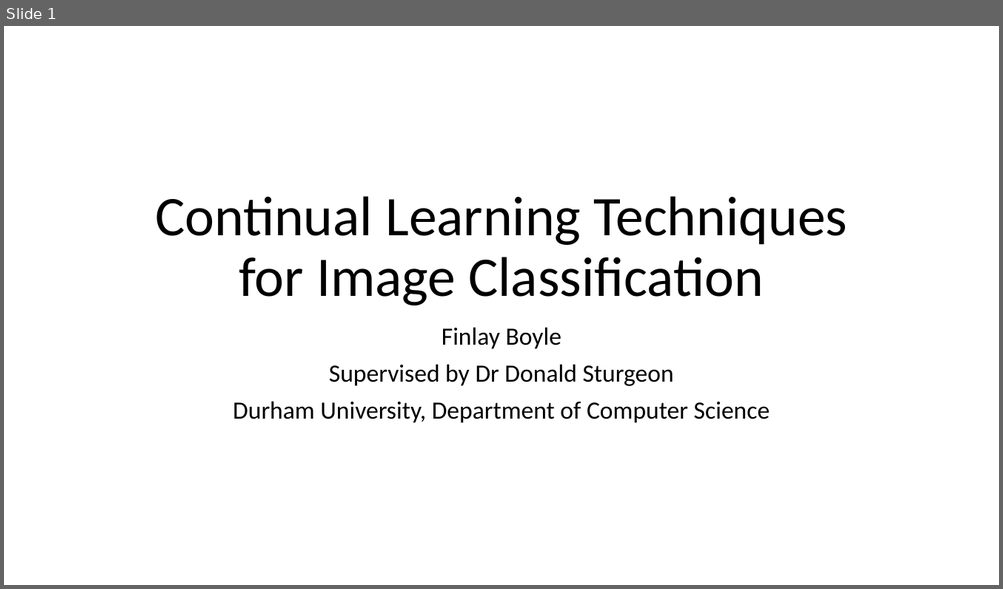
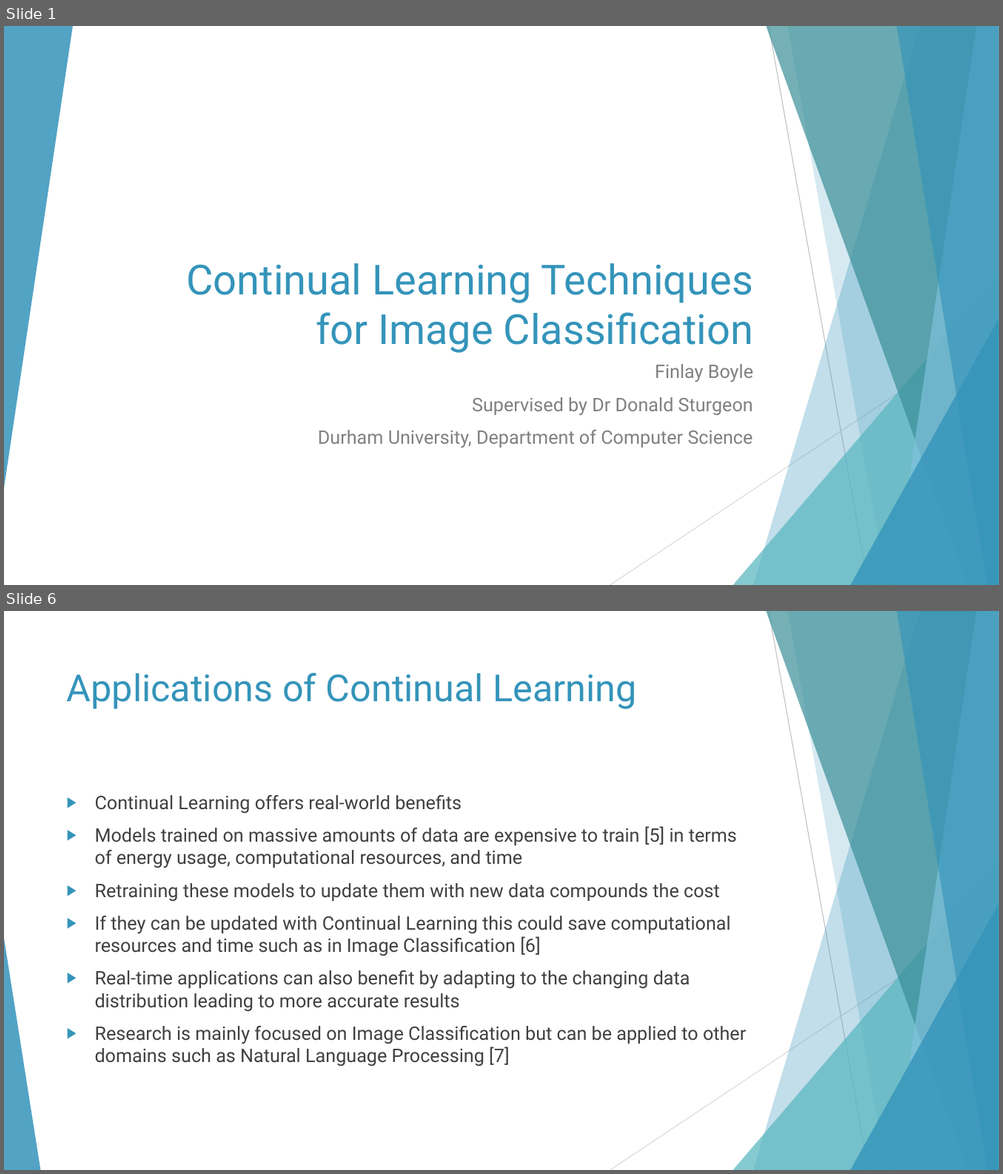
Before and after one commit to fboyle2001/advanced-project, a slide deck: Documents/Project Video/Project Video Presentation.pptx. Shown one above the other, each under a label of ours: slide 1 before the commit, slides 1 and 6 after it; the slides between them are not shown. The pictures are 1003x589 and 1003x1174 pixels, drawn with LibreOffice and Linux fonts; fonts in the diff are those of the drawing. Boxes give left, top, right and bottom in pixels: in the first picture for what was removed or moved away, otherwise in the second. Text is boxed around its words. In the diff, an @@ line names an element or a change of style, - is before the commit and + after.

```diff
--- a/Documents/Project Video/Project Video Presentation.pptx
+++ b/Documents/Project Video/Project Video Presentation.pptx
@@ slide 6 added at [4, 611, 999, 1170], background #FFFFFF; not listed: 9 template elements that a slide beside it also shows @@
@@ title added at [67, 672, 637, 709], 36 pt, text #3494BA @@
+Applications of Continual Learning
@@ text added at [95, 795, 745, 1067], 18 pt, text #404040 @@
+▶ Continual Learning offers real-world benefits
+▶ Models trained on massive amounts of data are expensive to train [5] in terms of energy usage, computational resources, and time
+▶ Retraining these models to update them with new data compounds the cost
+▶ If they can be updated with Continual Learning this could save computational resources and time such as in Image Classification [6]
+▶ Real-time applications can also benefit by adapting to the changing data distribution leading to more accurate results
+▶ Research is mainly focused on Image Classification but can be applied to other domains such as Natural Language Processing [7]
@@ triangle added at [4, 939, 40, 1170], fill #3494BA at 85% opacity @@
@@ slide 1 changed as well @@
@@ group added at [4, 26, 999, 585]: 5 freeform shapes, 3 triangles, 2 lines @@
@@ title "Continual Learning Techniques for Image ...": place and size @@
-title "Continual Learning Techniques for Image ..." at [155, 196, 847, 306]
+title "Continual Learning Techniques for Image ..." at [187, 264, 753, 353]
@@ title "Continual Learning Techniques for Image ..." at [187, 264, 753, 353]: size 54 to 40 pt, font Calibri to Roboto, text colour #000000 to #3494BA; alignment centre to right; line spacing 0.9 to 1 @@
@@ subtitle "Finlay Boyle": place and size @@
-subtitle "Finlay Boyle" at [233, 327, 770, 423]
+subtitle "Finlay Boyle" at [318, 364, 753, 449]
@@ subtitle "Finlay Boyle" at [318, 364, 753, 449]: size 24 to 18 pt, font Calibri to Roboto, text colour #000000 to #808080; alignment centre to right; line spacing 0.9 to 1 @@
```
Also in this commit, not shown: 8 other slides added, 1 slide removed, 7 other files.
